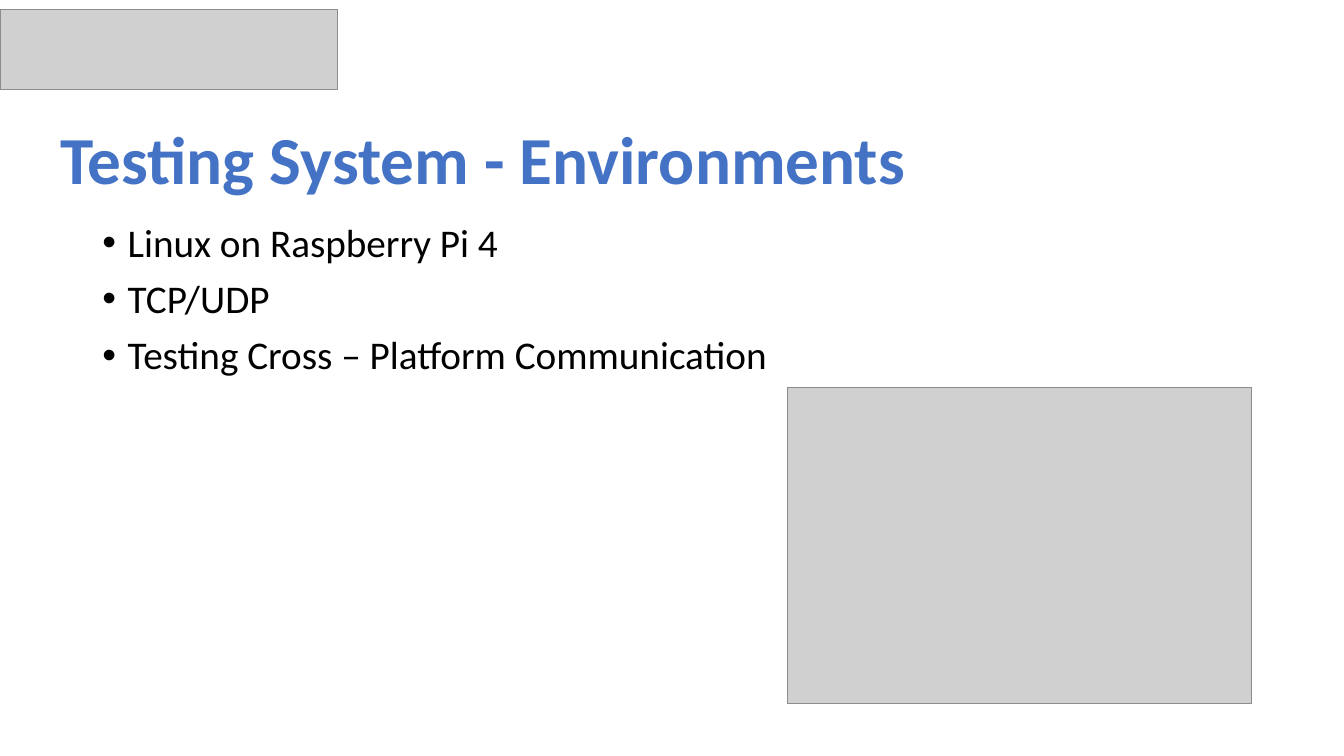
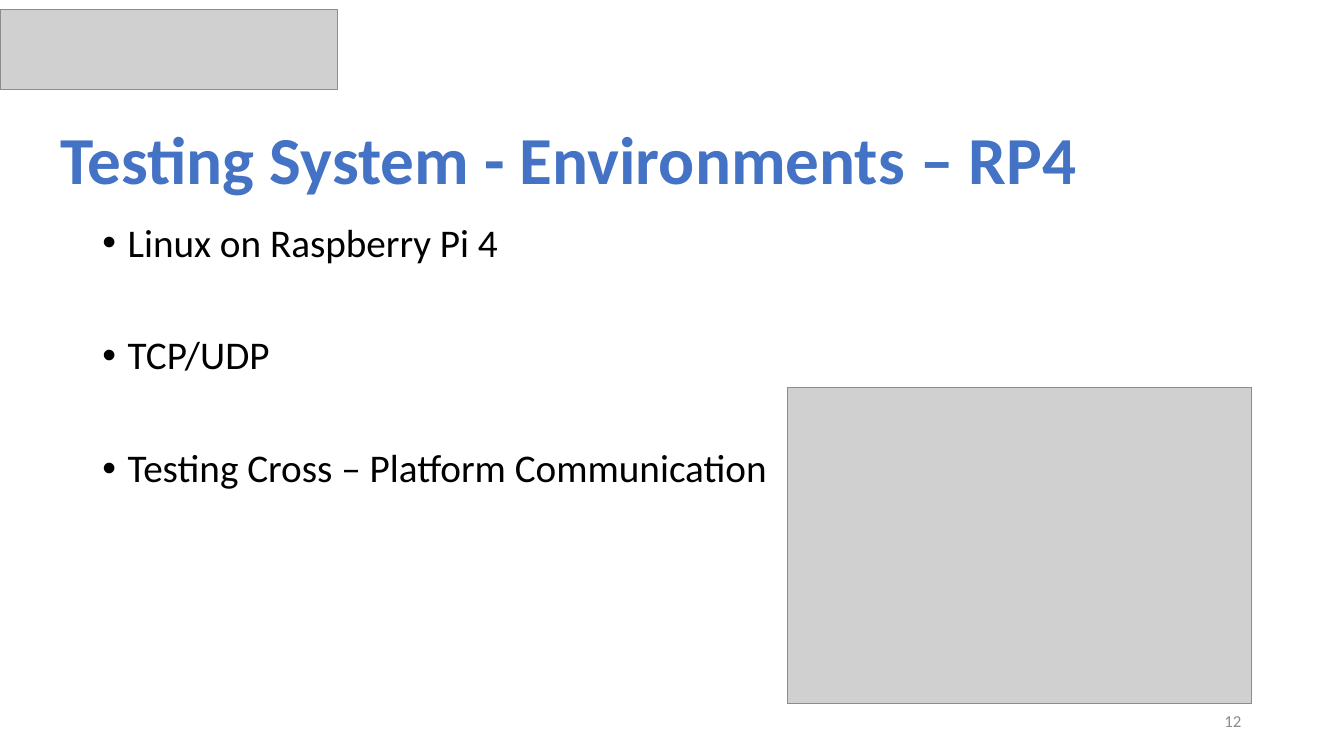
Before and after one commit to ommersh/Final-Project, a slide deck: slide 12 of Capstone Project Phase B–23-2-D-17.pptx (slide 11 before the commit). Drawn at 1344x756 pixels with LibreOffice and Linux fonts; fonts in the diff are those of the drawing; grey boxes stand for pictures. Boxes give left, top, right and bottom in pixels: in the first picture for what was removed or moved away, otherwise in the second. Text is boxed around its words. In the diff, an @@ line names an element or a change of style, - is before the commit and + after.

```diff
--- a/Capstone Project Phase B–23-2-D-17.pptx
+++ b/Capstone Project Phase B–23-2-D-17.pptx
@@ title at bbox=[60, 137, 1076, 196]: text changed @@
-Testing System - Environments
+Testing System - Environments – RP4
@@ text "Linux on Raspberry Pi 4" rewrapped from bbox=[128, 229, 767, 376] to bbox=[128, 229, 767, 489] @@
@@ page number added at bbox=[1224, 716, 1241, 727], 12 pt, text #8C8C8C @@
+12
```
Also in this commit, not shown: 18 other slides changed, 8 slides added, 2 slides removed, 2 other files.
